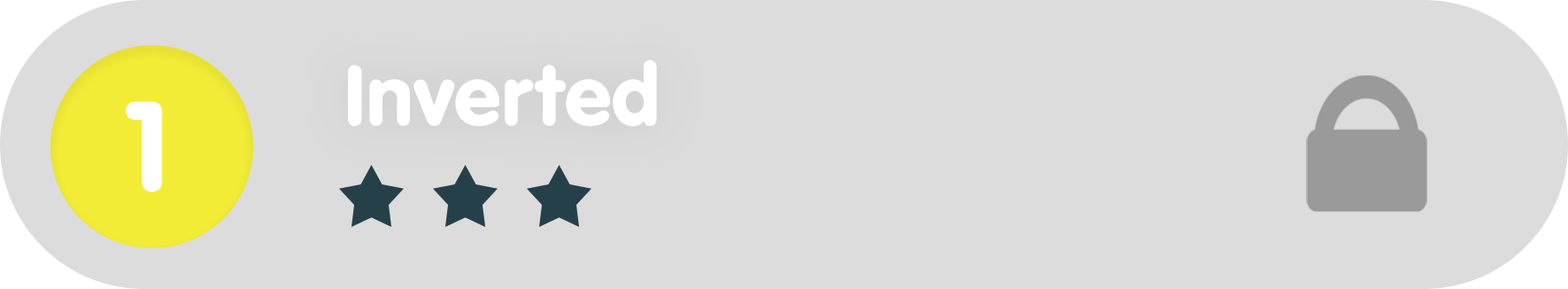
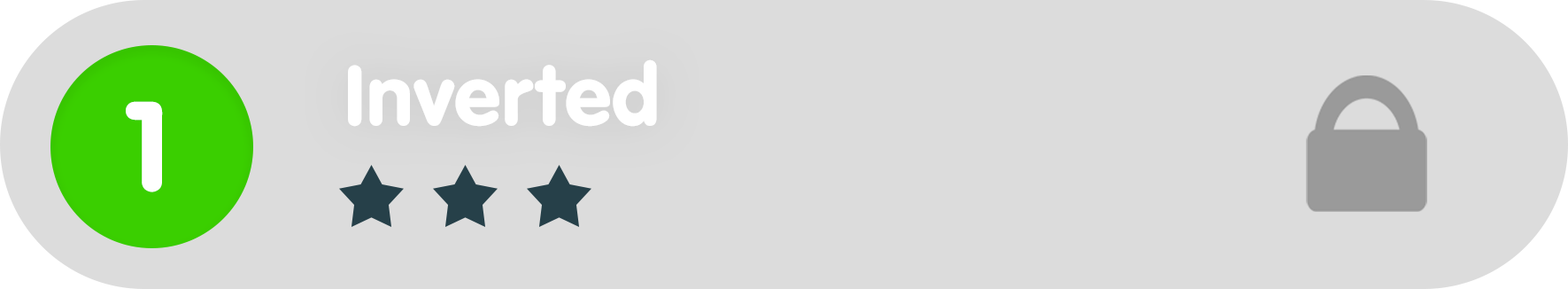
The second (1568, 289) image is a revision of the first. Changes to its layers:
painted on "Ellipse_green" over [50, 45, 254, 248]
